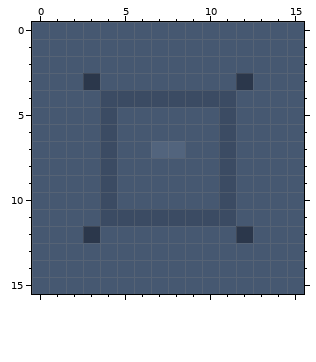
Two versions of one pixel-art file, src/main/art/machines/block/ctm/advstructureblock/center.aseprite. The picture above was drawn from the file before the commit.
16x16 pixels, 1 frame. Colours within 5 levels of each other are drawn and written as one.
And afterwards:
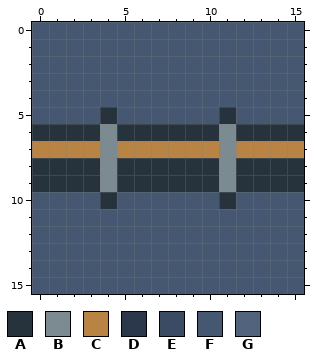
Palette (. is transparent): A #26323c  B #7b8b91  C #b98343  D #2b374b  E #3b4b63  F #465871  G #52647d
From old to new:
layer "Casing and perimeter" added
layer "Recessed channel and clips" added
layer "Material" removed
layer "Seams and recesses" removed
layer "Hardware and tone variation" removed
Layers "Recessed channel and clips", "Casing and perimeter":
y 3: x 3 D -> F; x 12 D -> F
y 4: x 4..11 EEEEEEEE -> FFFFFFFF
y 5: x 4 E -> A; x 11 E -> A
y 6: x 0..15 FFFFEFFFFFFEFFFF -> AAAABAAAAAABAAAA
y 7: x 0..15 FFFFEFFGGFFEFFFF -> CCCCBCCCCCCBCCCC
y 8..9: x 0..15 FFFFEFFFFFFEFFFF -> AAAABAAAAAABAAAA
y 10: x 4 E -> A; x 11 E -> A
y 11: x 4..11 EEEEEEEE -> FFFFFFFF
y 12: x 3 D -> F; x 12 D -> F
Where, in picture pixels (left, top, right, bottom), the same in both pictures:
changed: (32, 73, 304, 243)
